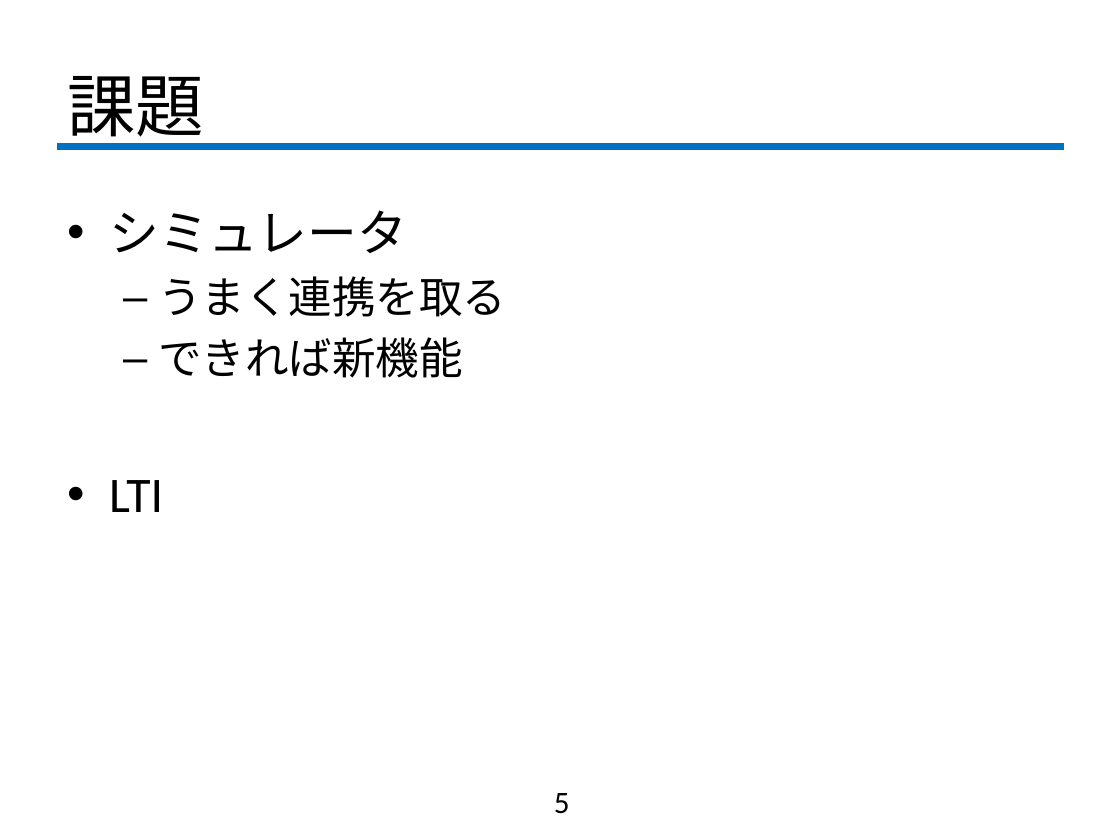
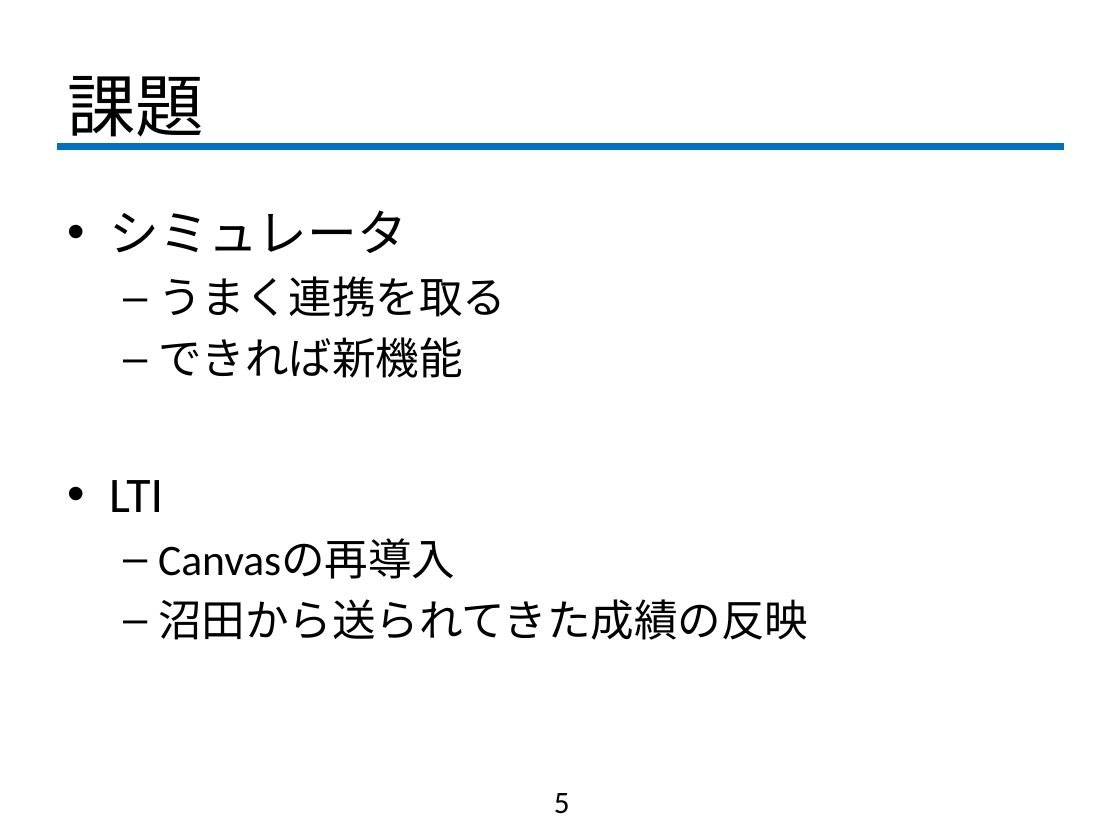
Before and after one commit to fujiLabo/fuji_simu, a slide deck: slide 5 of 1225進捗(numa).pptx. Drawn at 1120x840 pixels with LibreOffice and Linux fonts; fonts in the diff are those of the drawing; background and template pictures are left out. Boxes give left, top, right and bottom in pixels: in the first picture for what was removed or moved away, otherwise in the second. Text is boxed around its words. In the diff, an @@ line names an element or a change of style, - is before the commit and + after.

```diff
--- a/1225進捗(numa).pptx
+++ b/1225進捗(numa).pptx
@@ text at <box>158,539,808,640</box>: paragraphs added @@
+  – Canvasの再導入
+  – 沼田から送られてきた成績の反映
```
Also in this commit, not shown: 1 other slide changed.
